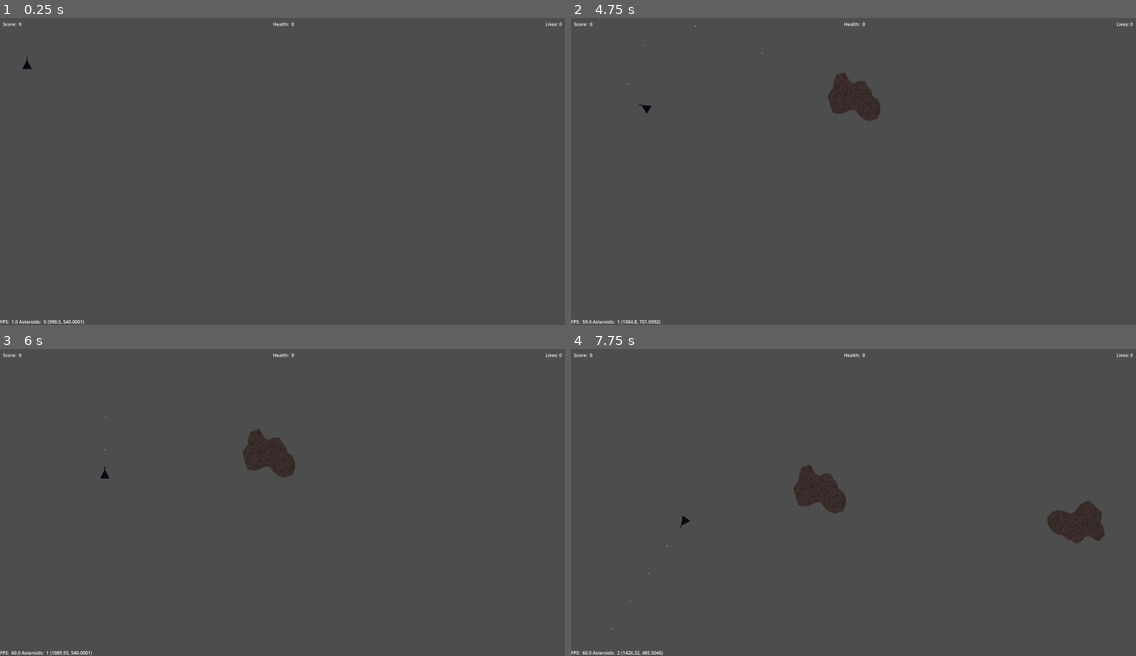
Above: before the commit, frames 1-4 (two rows, left to right).
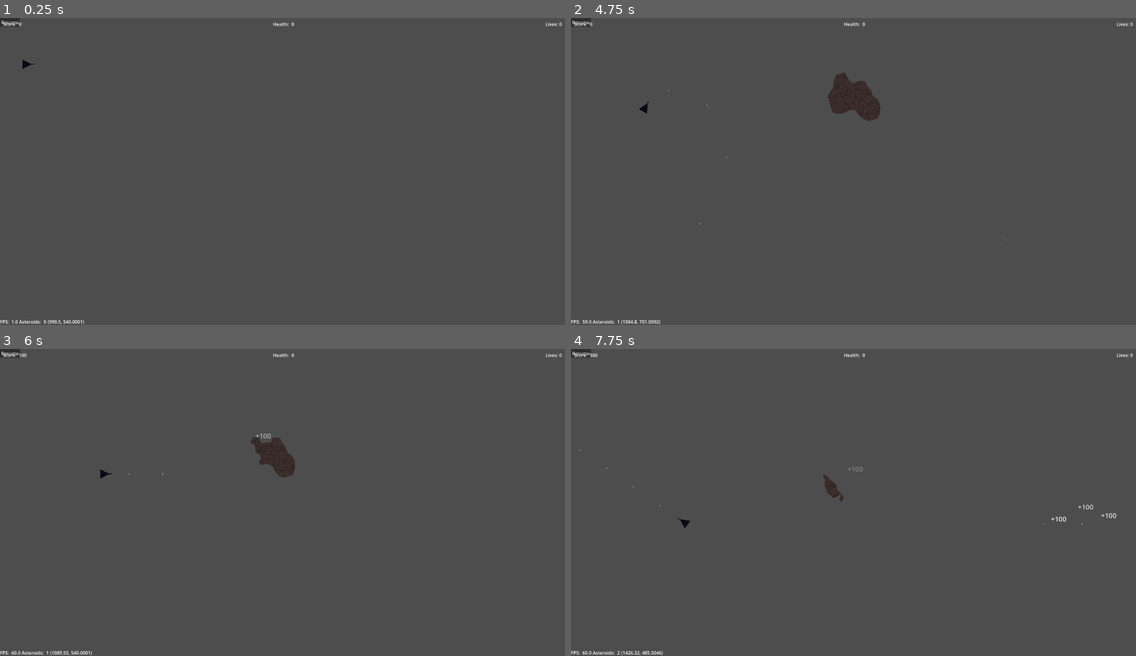
Above: after the commit, the same moments.

Repository: lynch16/Asteroids2D
Game: Godot game, scene res://main.tscn
Two runs of this game, one before a commit and one after it. Both use one fixed random seed, a clock stepped at 60 frames per second and the inputs below.
Inputs (mouse positions are in pixels of both pictures, inside the frame that each line leads up to):
- Up to frame 1 (0.25 s): no input
- Up to frame 2 (4.75 s): click (582, 21) at 0.5 s, where only the run after the commit has a clickable "Resume"; tap Enter at 1.25 s; move the mouse to (977, 156) at 1.27 s; hold D (yaw_right) 1.28-2.03 s; hold Space (fire_weapon) 1.28-2.03 s; move the mouse to (740, 186) at 2.02 s; hold S (brake) 2.03-2.78 s; click (740, 186) at 2.1 s; move the mouse to (910, 103) at 2.77 s; hold D (yaw_right) 2.78-3.53 s; hold Space (fire_weapon) 2.78-3.53 s; move the mouse to (825, 232) at 3.52 s; hold W (thrust) 3.53-4.28 s; click (825, 232) at 3.6 s; move the mouse to (1023, 217) at 4.27 s; hold A (yaw_left) from 4.28 s (still down); hold Space (fire_weapon) from 4.28 s (still down)
- Up to frame 3 (6 s): move the mouse to (113, 456) at 5.02 s; release Space (fire_weapon) at 5.03 s; click (113, 456) at 5.1 s; move the mouse to (310, 502) at 5.77 s; release A (yaw_left) at 5.78 s; hold S (brake) from 5.78 s (still down); hold Space (fire_weapon) from 5.78 s (still down)
- Up to frame 4 (7.75 s): move the mouse to (768, 425) at 6.52 s; release S (brake) at 6.53 s; release Space (fire_weapon) at 6.53 s; hold D (yaw_right) 6.53-7.28 s; click (768, 425) at 6.6 s; move the mouse to (977, 487) at 7.27 s; hold W (thrust) from 7.28 s (still down); hold Space (fire_weapon) from 7.28 s (still down)

The runs differ from the first frame. In frame 1, 0.1% of the frame differs, in the area x 0-7%, y 0-17%; in frame 2, 0.1%; in frame 3, 0.4%; in frame 4, 1.8%, in the area x 0-97%, y 0-92%.

Commit message:
Fix player movement

Diff:
--- a/Models/Player/player.gd
+++ b/Models/Player/player.gd
@@ -15,7 +15,7 @@
 	hurtbox.shape = collision_shape.shape;
 
 func _ready() -> void:
-	ship_direction = velocity.angle();
+	ship_direction = rotation;
 	# Register broadcast handler and emit initial health state
 	hurtbox.combat_stats = combat_stats;
 	combat_stats.on_health_changed.connect(_handle_player_damage);
--- a/Models/Player/player.tscn
+++ b/Models/Player/player.tscn
@@ -49,6 +49,7 @@
 
 [node name="AnimatedSprite2D" type="AnimatedSprite2D" parent="." unique_id=1526374553]
 texture_filter = 1
+rotation = 1.5707964
 sprite_frames = SubResource("SpriteFrames_onrkg")
 metadata/_aseprite_wizard_interface_config_ = {
 "pending_changes": {}
@@ -69,13 +70,15 @@
 metadata/_aseprite_wizard_source_file_hash_ = "89274d3e70cc8630f7b9b9aa5c35e4c5"
 
 [node name="CollisionShape2D" type="CollisionShape2D" parent="." unique_id=1160935763]
+rotation = 1.5707964
 shape = SubResource("ConvexPolygonShape2D_sh265")
 
 [node name="BoundaryManager" parent="." unique_id=790313864 node_paths=PackedStringArray("node") instance=ExtResource("2_ccpyr")]
 node = NodePath("..")
 
 [node name="PlayerWeapons" type="Node2D" parent="." unique_id=587398542 node_paths=PackedStringArray("character")]
-position = Vector2(0, -19)
+position = Vector2(18, 0)
+rotation = 1.5707964
 script = ExtResource("6_47e7v")
 weapon_to_equip = ExtResource("7_mdxrt")
 character = NodePath("..")
@@ -83,6 +86,7 @@
 
 [node name="Hurtbox2D" type="Area2D" parent="." unique_id=1821236986 node_paths=PackedStringArray("owner_node")]
 unique_name_in_owner = true
+rotation = 1.5707964
 script = ExtResource("10_o7pk3")
 owner_node = NodePath("..")
 metadata/_custom_type_script = "uid://cuecudo47i27o"
--- a/main.tscn
+++ b/main.tscn
@@ -36,6 +36,5 @@
 
 [node name="PauseMenu" parent="." unique_id=1804450957 instance=ExtResource("4_1bvp3")]
 process_mode = 3
-visible = false
 
 [node name="HUD" parent="." unique_id=663700924 instance=ExtResource("5_lquwl")]
